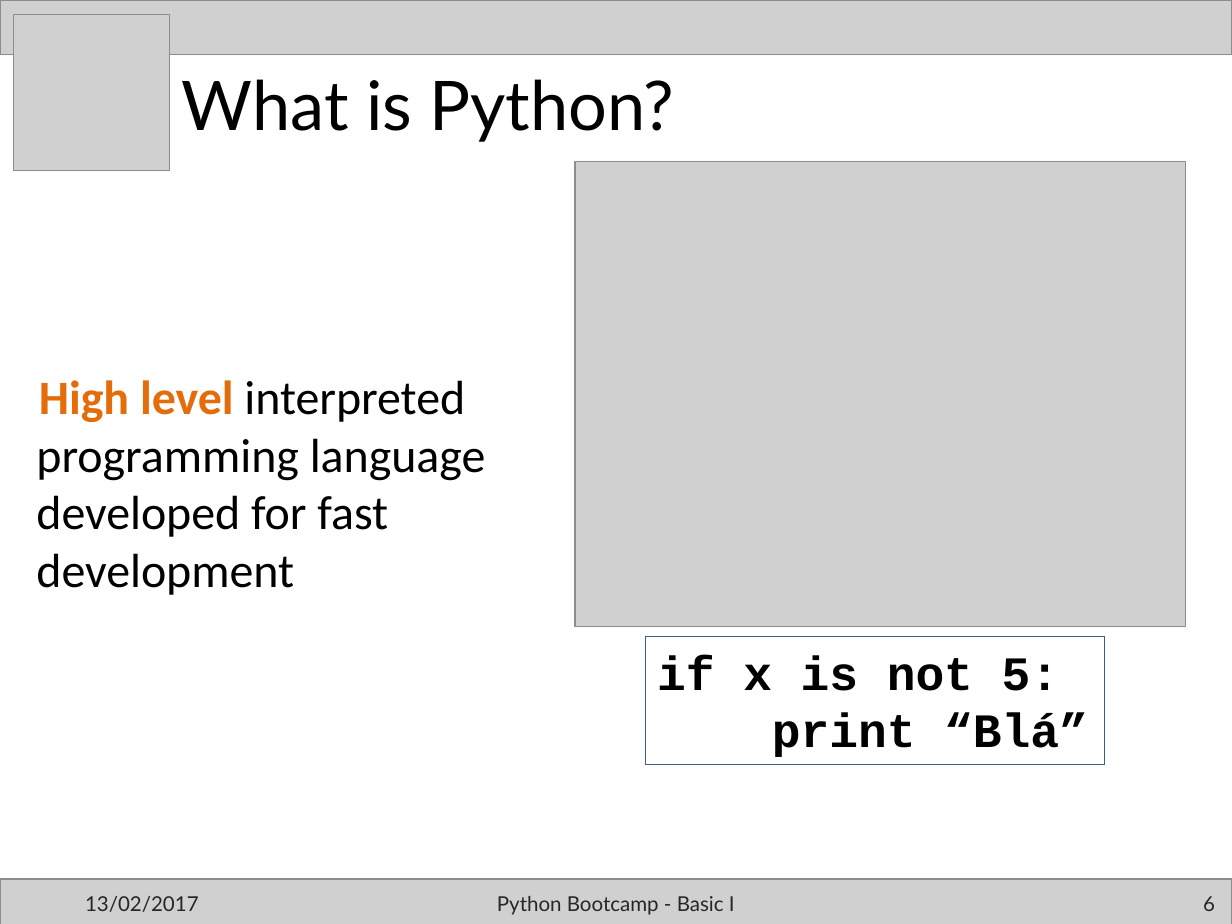
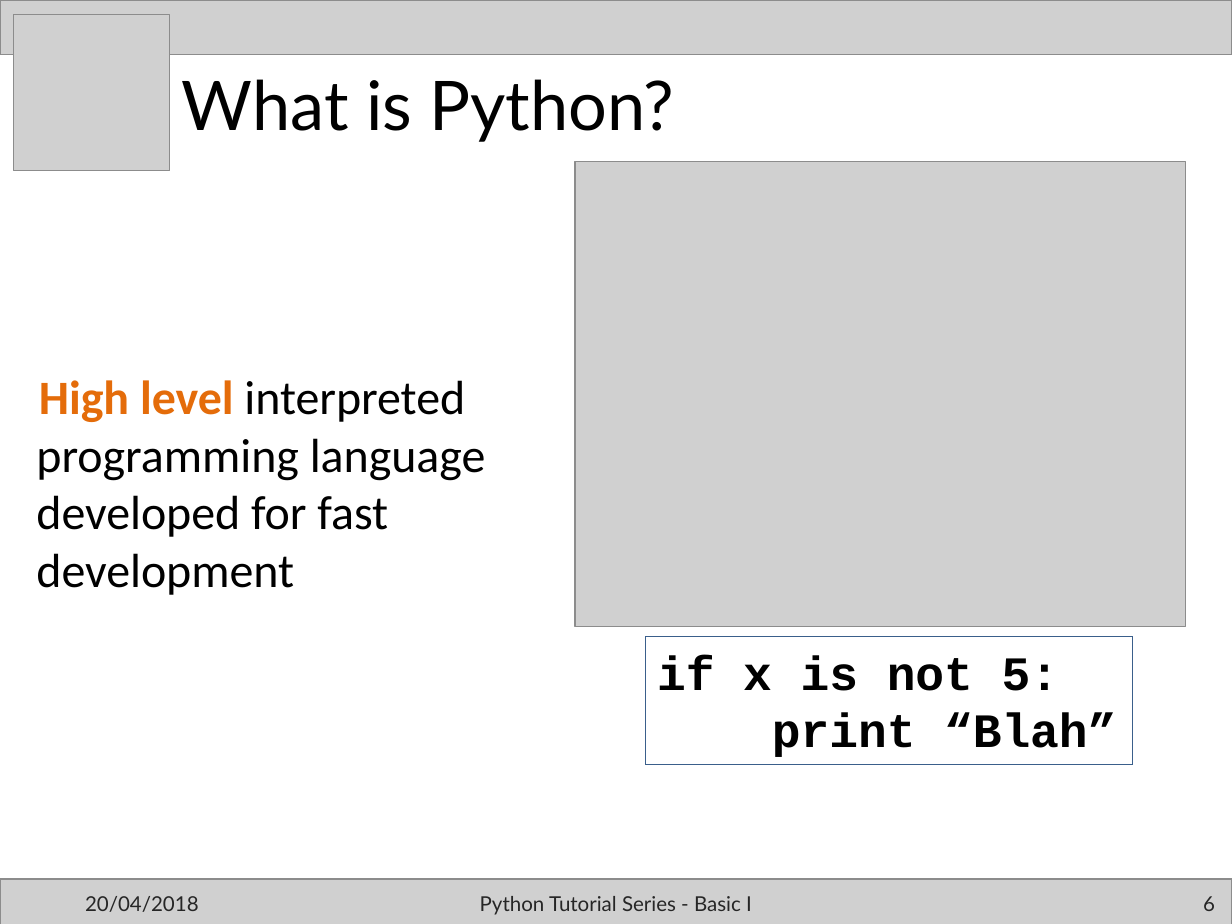
Before and after one commit to b1quint/Python-Tutorial-Series, a slide deck: slide 6 of Presentations/Python Bootcamp - Basics I .pptx. Drawn at 1232x924 pixels with LibreOffice and Linux fonts; fonts in the diff are those of the drawing; grey boxes stand for pictures; background and template pictures are left out. Boxes give left, top, right and bottom in pixels: in the first picture for what was removed or moved away, otherwise in the second. Text is boxed around its words. In the diff, an @@ line names an element or a change of style, - is before the commit and + after.

Commit message:
Updated presentation - Basics I

```diff
--- a/Presentations/Python Bootcamp - Basics I .pptx
+++ b/Presentations/Python Bootcamp - Basics I .pptx
@@ rectangle "if x is not 5:": place and size @@
-rectangle "if x is not 5:" at (646, 637, 1105, 765)
+rectangle "if x is not 5:" at (646, 637, 1133, 765)
@@ text in rectangle at (772, 713, 1116, 757): text changed @@
-print “Blá”
+print “Blah”
@@ text at (85, 896, 199, 912): text changed @@
-13/02/2017
+20/04/2018
@@ text at (480, 896, 752, 915): text changed @@
-Python Bootcamp - Basic I
+Python Tutorial Series - Basic I
```
Also in this commit, not shown: 53 other slides changed, 3 slides added.
